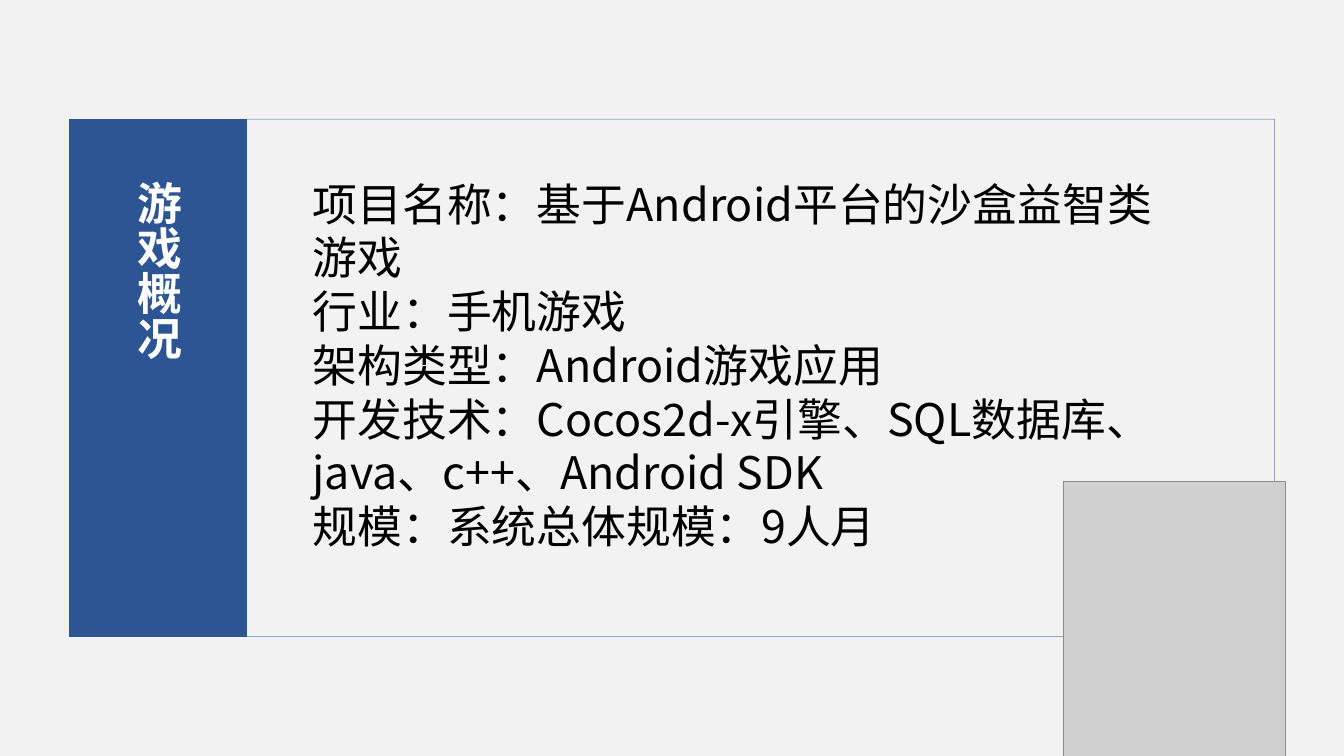
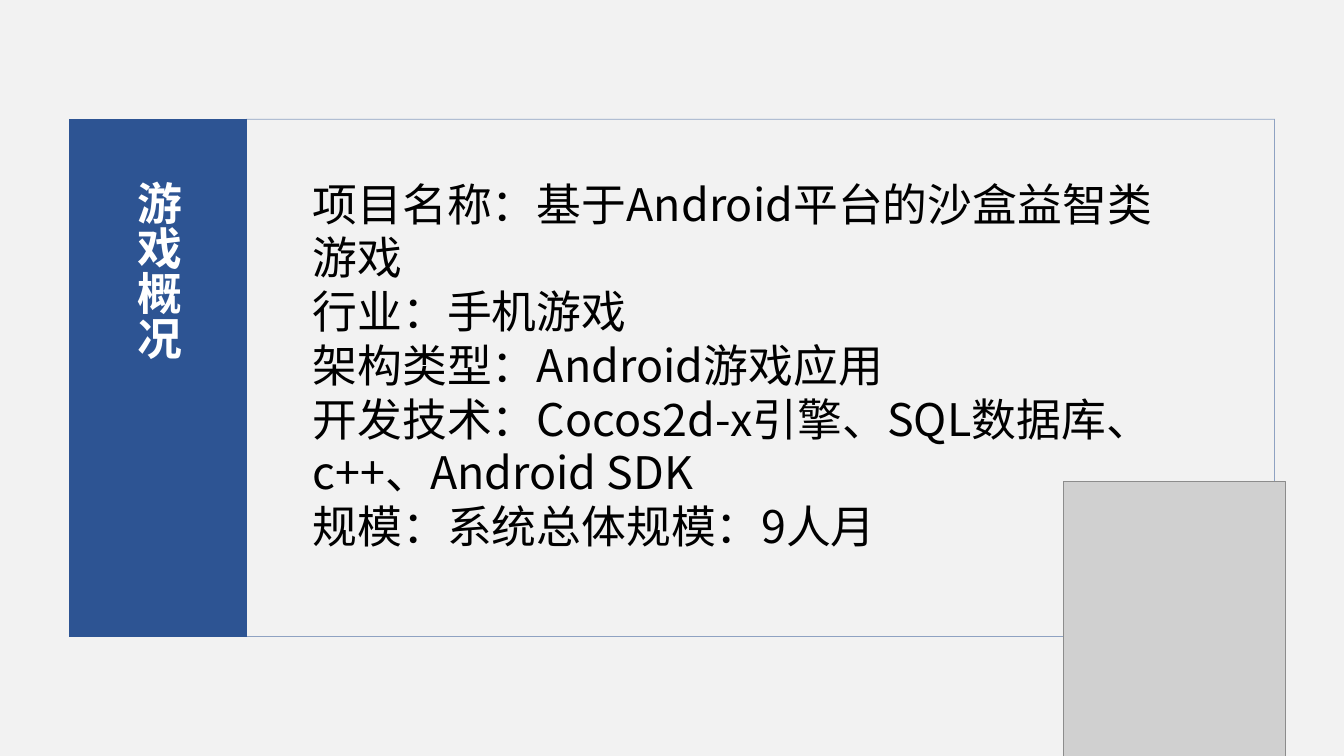
Before and after one commit to SoftwareEngineering-G02/-, a slide deck: slide 3 of 项目计划(第一次答辩)/SE2018春-G02-项目介绍.pptx. Drawn at 1344x756 pixels with LibreOffice and Linux fonts; fonts in the diff are those of the drawing; grey boxes stand for pictures. Boxes give left, top, right and bottom in pixels: in the first picture for what was removed or moved away, otherwise in the second. Text is boxed around its words. In the diff, an @@ line names an element or a change of style, - is before the commit and + after.

```diff
--- a/项目计划(第一次答辩)/SE2018春-G02-项目介绍.pptx
+++ b/项目计划(第一次答辩)/SE2018春-G02-项目介绍.pptx
@@ text at bbox=[313, 398, 1151, 492]: text changed @@
-开发技术：Cocos2d-x引擎、SQL数据库、java、c++、Android SDK
+开发技术：Cocos2d-x引擎、SQL数据库、c++、Android SDK
```
Also in this commit, not shown: 4 other files.
